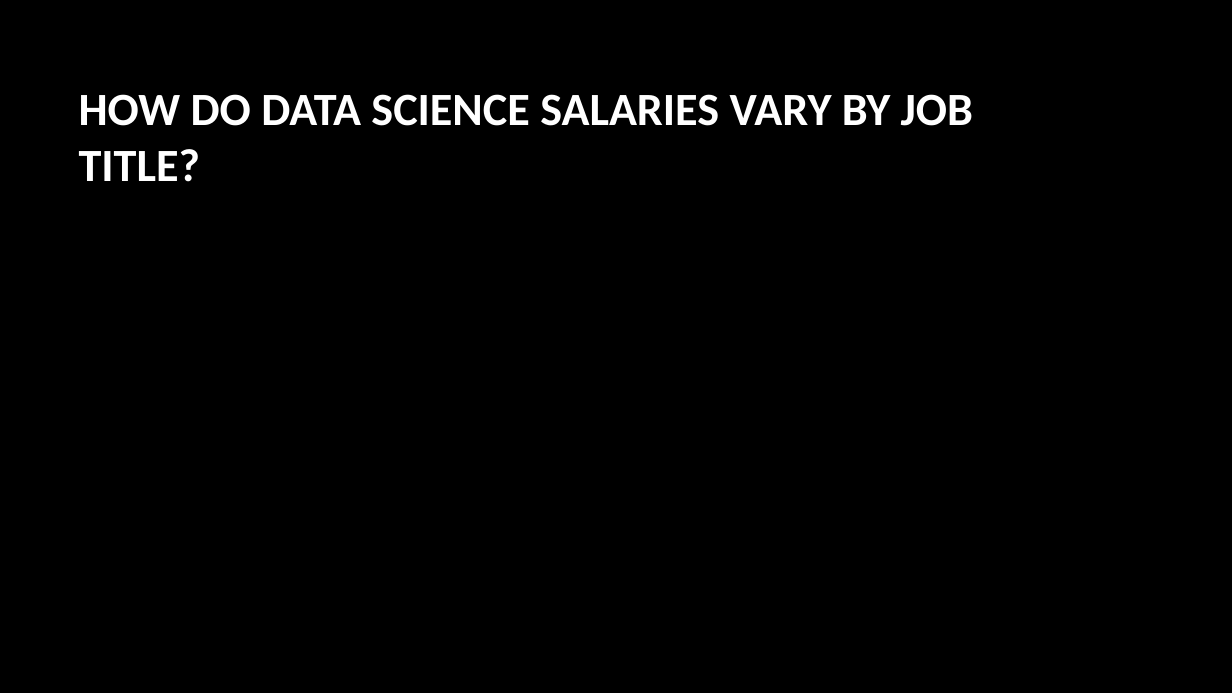
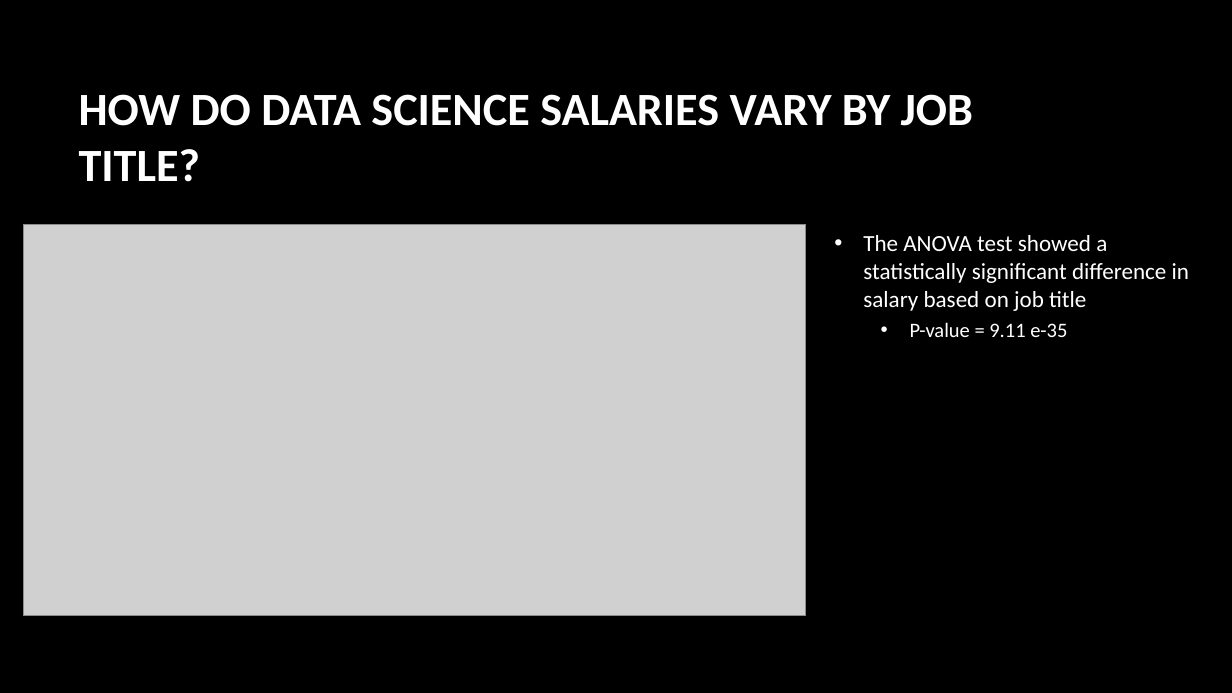
Before and after one commit to lathamlm/project-01, a slide deck: slide 8 of project_01_presentation.pptx (slide 5 before the commit). Drawn at 1232x693 pixels with LibreOffice and Linux fonts; fonts in the diff are those of the drawing; grey boxes stand for pictures; background and template pictures are left out. Boxes give left, top, right and bottom in pixels: in the first picture for what was removed or moved away, otherwise in the second. Text is boxed around its words. In the diff, an @@ line names an element or a change of style, - is before the commit and + after.

```diff
--- a/project_01_presentation.pptx
+++ b/project_01_presentation.pptx
@@ picture added at (x1=23, y1=225, x2=806, y2=616) @@
@@ text added at (x1=863, y1=235, x2=1189, y2=337), 18 pt, text #FFFFFF @@
+• The ANOVA test showed a statistically significant difference in salary based on job title
+  • P-value = 9.11 e-35
```
Also in this commit, not shown: 3 other slides changed, 5 slides added, 1 slide removed, 10 other files.
